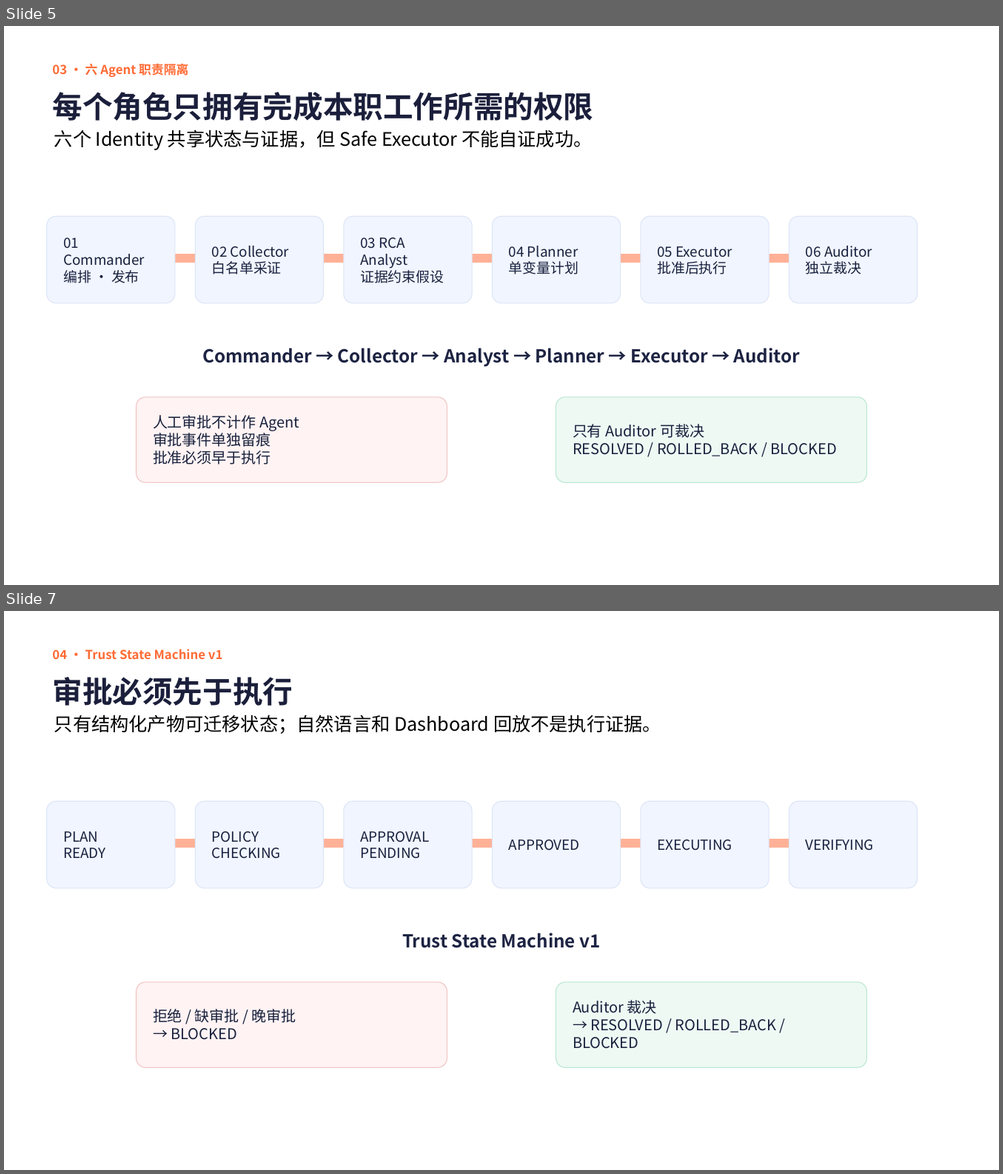
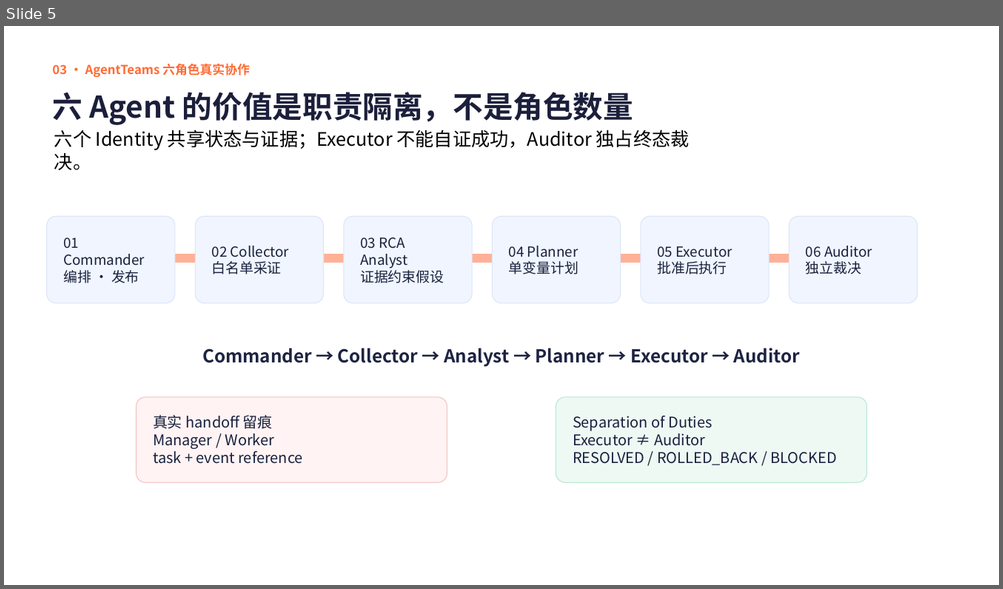
Before and after one commit to JAKIIC/LabOps-Guard, a slide deck: submission/LabOps-Guard-GOAI-复赛方案-v1.0-rc1.pptx. Shown one above the other, each under a label of ours: slides 5 and 7 before the commit, slide 5 after it; the slides between them are not shown. The pictures are 1003x1174 and 1003x589 pixels, drawn with LibreOffice and Linux fonts; fonts in the diff are those of the drawing. Boxes give left, top, right and bottom in pixels: in the first picture for what was removed or moved away, otherwise in the second. Text is boxed around its words. In the diff, an @@ line names an element or a change of style, - is before the commit and + after.

```diff
--- a/submission/LabOps-Guard-GOAI-复赛方案-v1.0-rc1.pptx
+++ b/submission/LabOps-Guard-GOAI-复赛方案-v1.0-rc1.pptx
@@ slide 7 removed at (x1=4, y1=611, x2=999, y2=1170), background #FFFFFF @@
@@ text removed at (x1=52, y1=649, x2=223, y2=659) @@
-04 · Trust State Machine v1
@@ text removed at (x1=52, y1=677, x2=293, y2=706) @@
-审批必须先于执行
@@ text removed at (x1=54, y1=715, x2=661, y2=734) @@
-只有结构化产物可迁移状态；自然语言和 Dashboard 回放不是执行证据。
@@ rounded rectangle removed at (x1=46, y1=801, x2=175, y2=889) @@
-PLAN
-READY
@@ rounded rectangle removed at (x1=195, y1=801, x2=324, y2=889) @@
-POLICY
-CHECKING
@@ rounded rectangle removed at (x1=344, y1=801, x2=472, y2=889) @@
-APPROVAL
-PENDING
@@ rounded rectangle removed at (x1=492, y1=801, x2=620, y2=889) @@
-APPROVED
@@ rounded rectangle removed at (x1=640, y1=801, x2=768, y2=889) @@
-EXECUTING
@@ rounded rectangle removed at (x1=789, y1=801, x2=917, y2=889) @@
-VERIFYING
@@ right arrow removed at (x1=173, y1=834, x2=206, y2=852) @@
@@ right arrow removed at (x1=321, y1=834, x2=355, y2=852) @@
@@ right arrow removed at (x1=469, y1=834, x2=504, y2=852) @@
@@ right arrow removed at (x1=618, y1=834, x2=652, y2=852) @@
@@ right arrow removed at (x1=766, y1=834, x2=800, y2=852) @@
@@ text removed at (x1=402, y1=933, x2=600, y2=948) @@
-Trust State Machine v1
@@ rounded rectangle removed at (x1=136, y1=982, x2=447, y2=1068) @@
-拒绝 / 缺审批 / 晚审批
-→ BLOCKED
@@ rounded rectangle removed at (x1=556, y1=982, x2=868, y2=1068) @@
-Auditor 裁决
-→ RESOLVED / ROLLED_BACK / BLOCKED
@@ slide 5 changed as well @@
@@ text at (x1=52, y1=63, x2=249, y2=77): text changed @@
-03 · 六 Agent 职责隔离
+03 · AgentTeams 六角色真实协作
@@ text at (x1=52, y1=92, x2=633, y2=125): text changed @@
-每个角色只拥有完成本职工作所需的权限
+六 Agent 的价值是职责隔离，不是角色数量
@@ text at (x1=54, y1=130, x2=689, y2=170): text changed @@
-六个 Identity 共享状态与证据，但 Safe Executor 不能自证成功。
+六个 Identity 共享状态与证据；Executor 不能自证成功，Auditor 独占终态裁决。
@@ text in rounded rectangle at (x1=153, y1=415, x2=303, y2=464): text changed @@
-人工审批不计作 Agent
-审批事件单独留痕
-批准必须早于执行
+真实 handoff 留痕
+Manager / Worker
+task + event reference
@@ text in rounded rectangle at (x1=572, y1=416, x2=711, y2=446): text changed @@
-只有 Auditor 可裁决
+Separation of Duties
+Executor ≠ Auditor
```
Also in this commit, not shown: 13 other slides changed, 4 slides added, 3 other slides removed, 1 other file.
